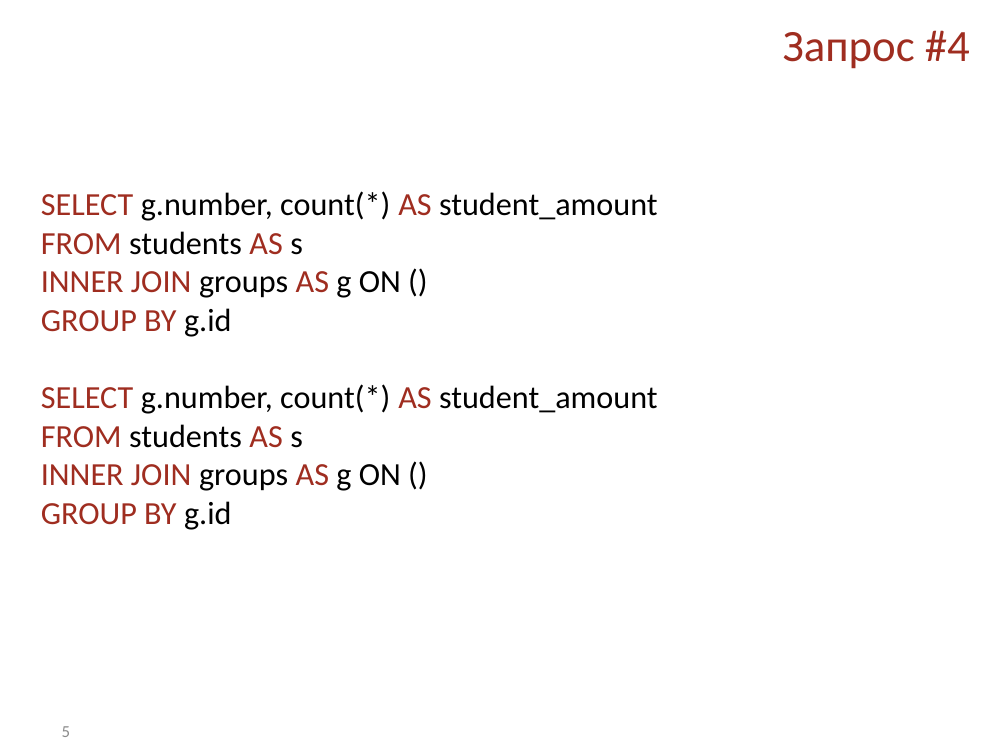
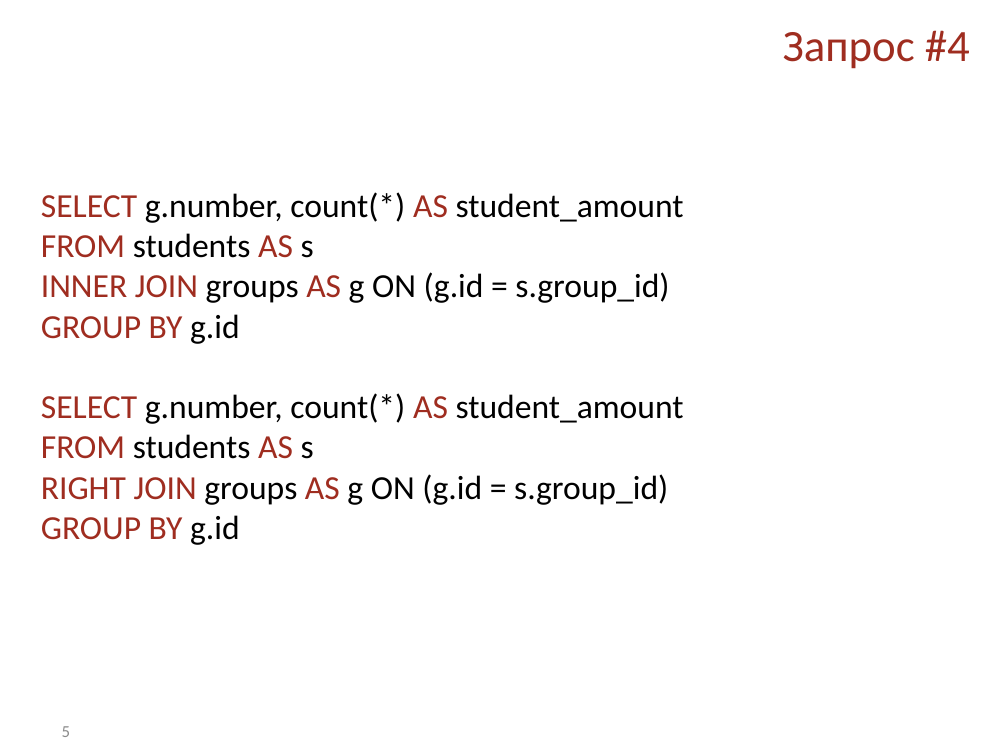
Before and after one commit to Kriger/DBaNT, a slide deck: slide 5 of Presentations/Lab_7_Correction_of_Mistakes.pptx. Drawn at 1008x756 pixels with LibreOffice and Linux fonts; fonts in the diff are those of the drawing; background and template pictures are left out. Boxes give left, top, right and bottom in pixels: in the first picture for what was removed or moved away, otherwise in the second. Text is boxed around its words. In the diff, an @@ line names an element or a change of style, - is before the commit and + after.

Commit message:
Изменены запросы-примеры

```diff
--- a/Presentations/Lab_7_Correction_of_Mistakes.pptx
+++ b/Presentations/Lab_7_Correction_of_Mistakes.pptx
@@ text at (41,192,684,545): size 23 to 24 pt in "SELECT g.number, count(*) AS student_amount", "FROM students AS s", "GROUP BY g.id", "SELECT g.number, count(*) AS student_amount" and 2 more places @@
@@ text at (41,272,669,303): text changed; size 23 to 24 pt; text colour #9F2D20 to #000000 @@
-INNER JOIN groups AS g ON ()
+INNER JOIN groups AS g ON (g.id = s.group_id)
@@ text at (41,474,668,505): text changed; size 23 to 24 pt; text colour #9F2D20 to #000000 @@
-INNER JOIN groups AS g ON ()
+RIGHT JOIN groups AS g ON (g.id = s.group_id)
```
Also in this commit, not shown: 1 other slide changed.
